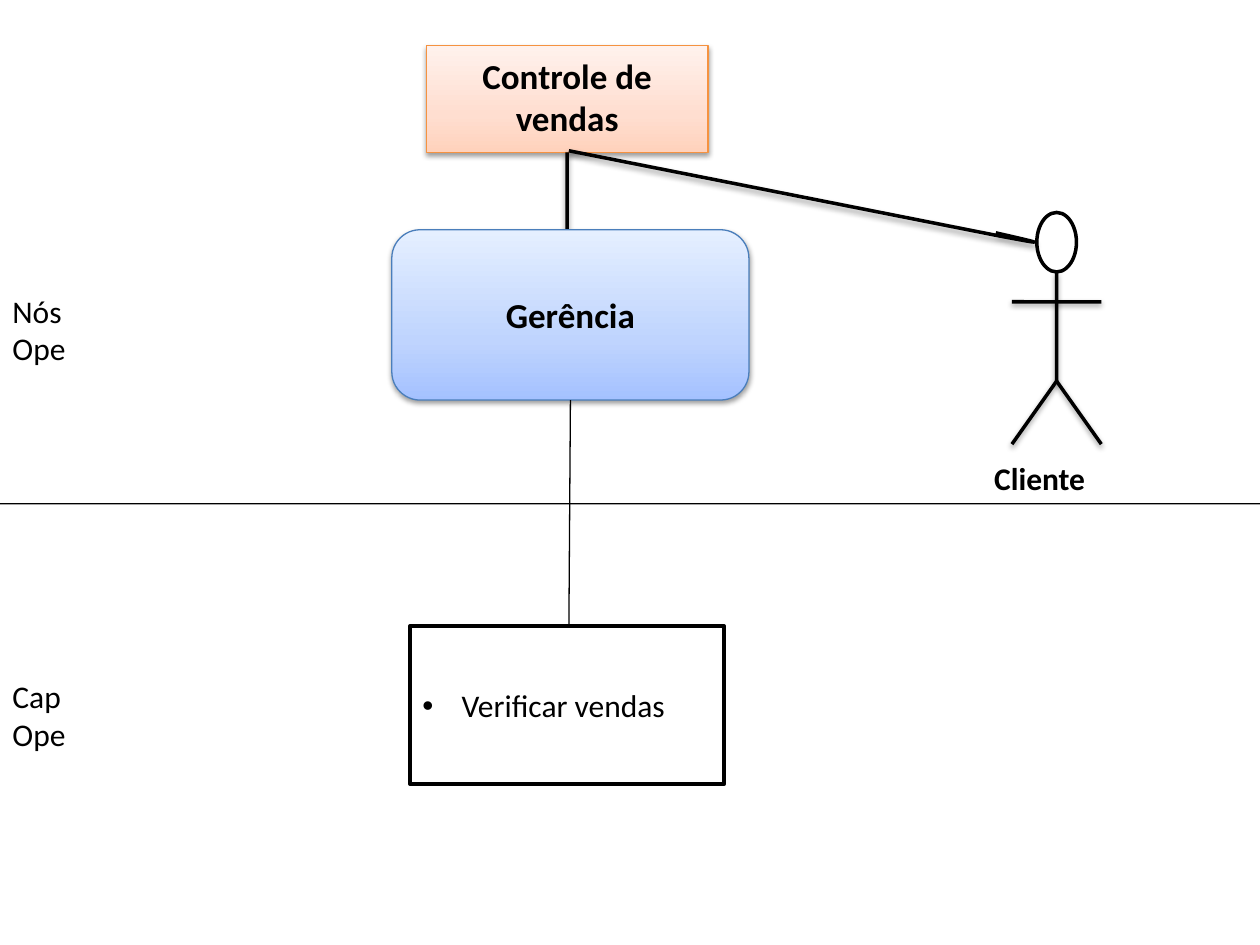
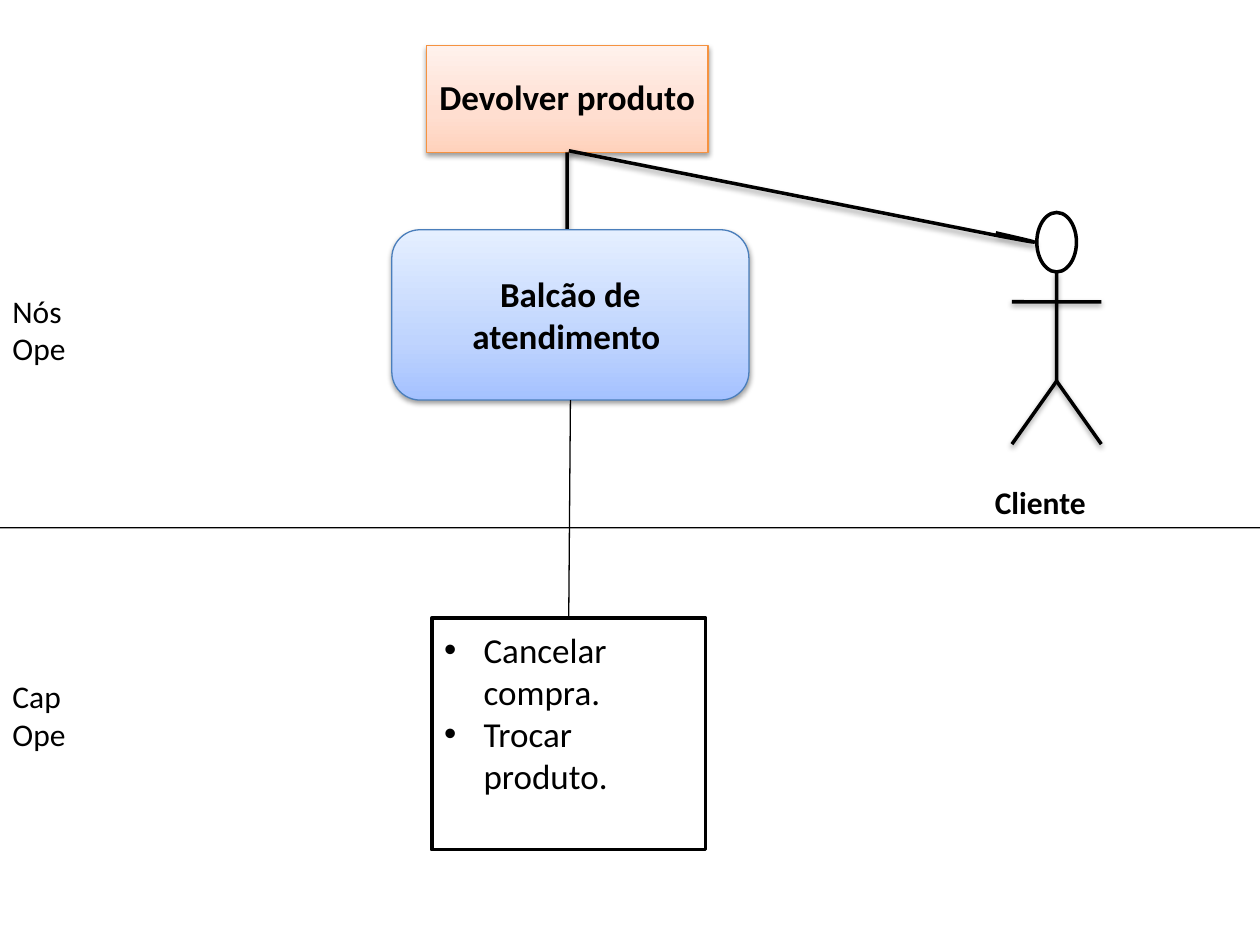
Before and after one commit to thiagobrunoalexandre/Oficina-de-Projeto-de-Empresa-1, a slide deck: slide 5 of Artefatos/15. Arquitetura de Negócio para cada Cenário.pptx. Drawn at 1260x945 pixels with LibreOffice and Linux fonts; fonts in the diff are those of the drawing. Boxes give left, top, right and bottom in pixels: in the first picture for what was removed or moved away, otherwise in the second. Text is boxed around its words. In the diff, an @@ line names an element or a change of style, - is before the commit and + after.

```diff
--- a/Artefatos/15. Arquitetura de Negócio para cada Cenário.pptx
+++ b/Artefatos/15. Arquitetura de Negócio para cada Cenário.pptx
@@ text in rectangle at [439, 85, 695, 116]: text changed @@
-Controle de vendas
+Devolver produto
@@ text in rounded rectangle at [472, 282, 660, 350]: text changed @@
-Gerência
+Balcão de atendimento
@@ line moved from (571, 401) - (568, 626) to (571, 401) - (568, 617) @@
@@ text "Cliente": place and size @@
-text "Cliente" at [994, 468, 1085, 491]
+text "Cliente" at [995, 492, 1086, 515]
@@ line moved from (1260, 504) - (0, 504) to (0, 528) - (1260, 528) @@
@@ rectangle removed at [410, 626, 724, 784] @@
-• Verificar vendas
@@ rectangle added at [432, 617, 706, 849], fill #FFFFFF, outline #000000 2 pt, 20 pt, text #000000 @@
+• Cancelar compra.
+• Trocar produto.
```
Also in this commit, not shown: 4 other slides changed.
